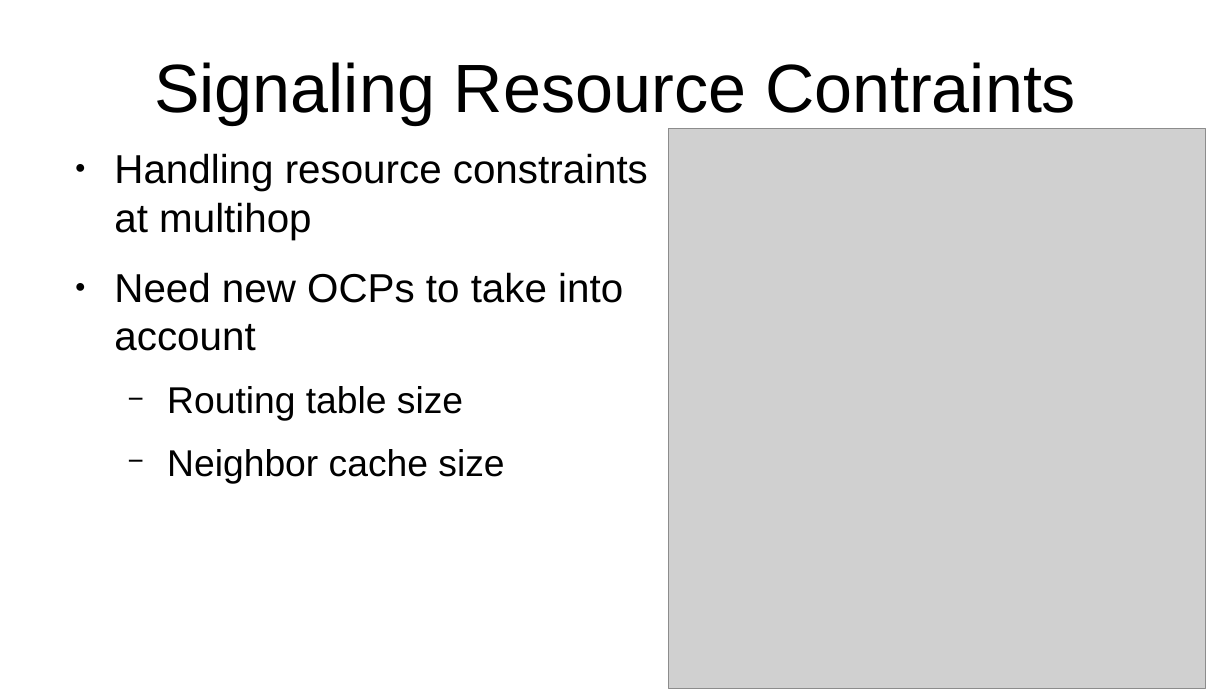
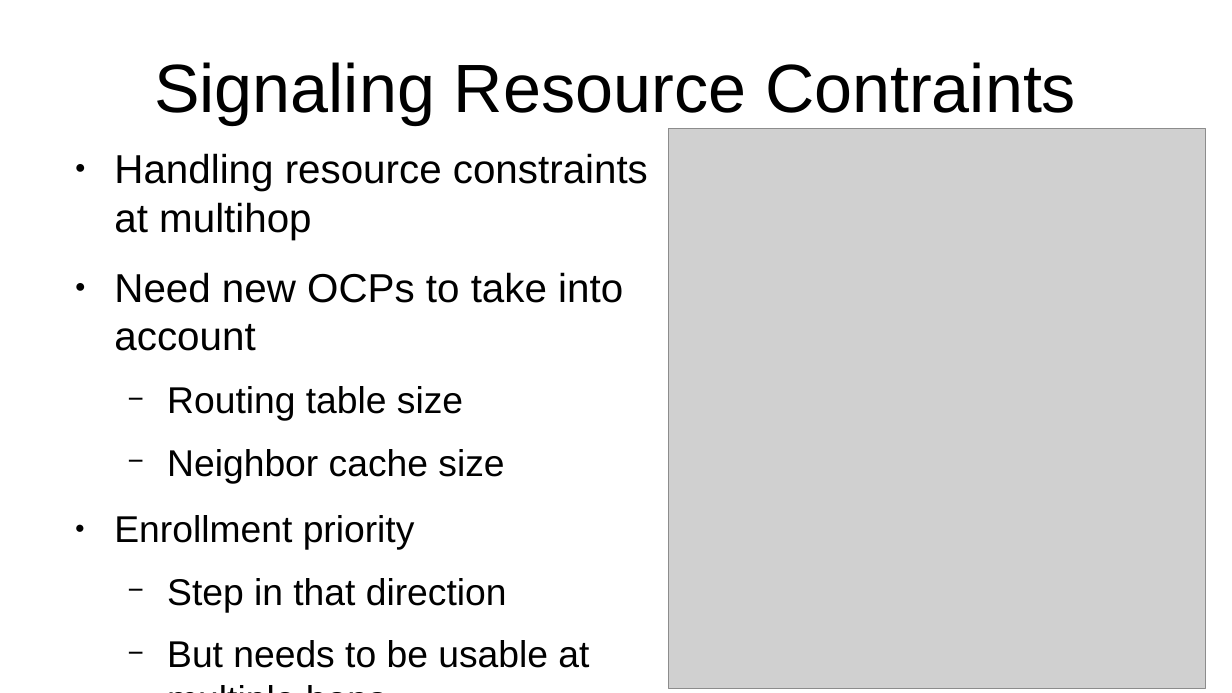
Before and after one commit to roll-wg/rpl-observations, a slide deck: slide 9 of docs/ietf106-rpl-observations.odp. Drawn at 1232x693 pixels with LibreOffice and Linux fonts; fonts in the diff are those of the drawing; grey boxes stand for pictures. Boxes give left, top, right and bottom in pixels: in the first picture for what was removed or moved away, otherwise in the second. Text is boxed around its words. In the diff, an @@ line names an element or a change of style, - is before the commit and + after.

```diff
--- a/docs/ietf106-rpl-observations.odp
+++ b/docs/ietf106-rpl-observations.odp
@@ text at box(114, 515, 589, 668): paragraphs added @@
+● Enrollment priority
+  − Step in that direction
+  − But needs to be usable at multiple hops
```
Also in this commit, not shown: 3 other slides changed, 1 slide added, 1 other file.
